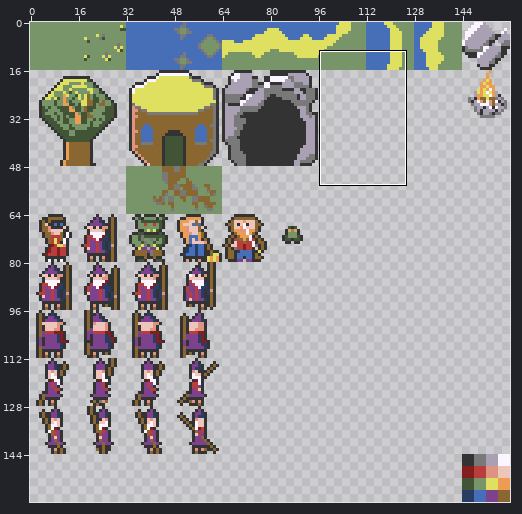
A sprite sheet gets an edit: tiles.png. The picture above shows the old version from afar; the outline marks the close-up.
Close-up. As it was:
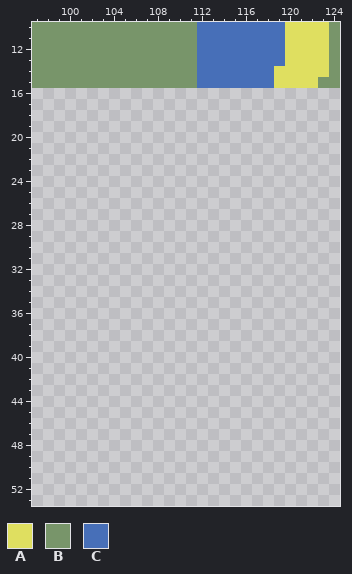
The file is 160x160 pixels. Shown: x 97..124, y 10..53.
Palette (. is transparent): A #dfdf60  B #78956a  C #476fb8
Pixels before, first column x 97:
10 BBBBBBBBBBBBBBBCCCCCCCCAAAAB
11 BBBBBBBBBBBBBBBCCCCCCCCAAAAB
12 BBBBBBBBBBBBBBBCCCCCCCCAAAAB
13 BBBBBBBBBBBBBBBCCCCCCCCAAAAB
14 BBBBBBBBBBBBBBBCCCCCCCAAAAAB
15 BBBBBBBBBBBBBBBCCCCCCCAAAABB
Once edited:
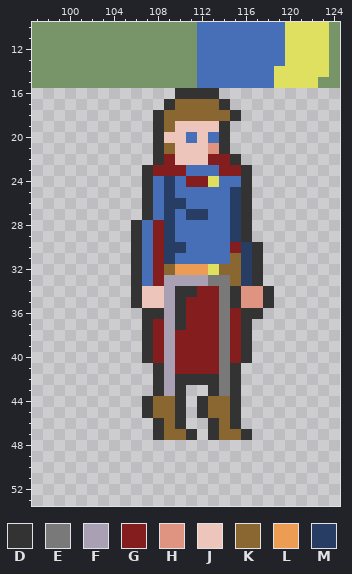
Colours new in this view: D #333333  E #797979  F #a9a0b4  G #841e1e  H #df9482  J #eec5bb  K #8a6631  L #ed9c54  M #273d63
The exact change:
Colour A is added in row 24 at x 113; in row 32 at x 113.
Colour C is added in row 20 at x 111 and 113; in row 23 at x 111 to 113; in row 24 at x 108, 110 and 114 to 115; in row 25 at x 108 and 110 to 114; in row 26 at x 108 and 111 to 114; in row 27 at x 108, 110 and 113 to 114.
Colour C is added in rows 28 to 29 at x 107 and 110 to 114; in row 30 at x 107 and 111 to 114; in row 31 at x 107 and 110 to 114; in rows 32 to 33 at x 107.
Colour D is added in row 16 at x 110 to 113; in row 17 at x 109 and 114; in row 18 at x 108 and 115; in rows 19 to 21 at x 108 and 114; in row 22 at x 108 and 115; in rows 23 to 27 at x 107 and 116.
Colour D is added in rows 28 to 29 at x 106 and 116; in rows 30 to 33 at x 106 and 117; in row 34 at x 106, 110 to 111, 115 and 118; in row 35 at x 106, 110, 115 and 118; in row 36 at x 107 to 108, 110 and 116 to 117; in row 37 at x 107, 110 and 116.
Colour D is added in rows 38 to 40 at x 107 and 116; in row 41 at x 108 and 115; in row 42 at x 108, 110 to 113 and 115; in row 43 at x 108, 110, 113 and 115; in rows 44 to 45 at x 107, 110, 112 and 115; in row 46 at x 108, 110, 113 and 115.
Colour D is added in row 47 at x 108, 111, 113 and 116.
Colour E is added in row 33 at x 113 to 114; in rows 34 to 43 at x 114.
Colour F is added in row 33 at x 109 to 112; in rows 34 to 43 at x 109.
Colour G is added in row 22 at x 109 and 113 to 114; in row 23 at x 108 to 110 and 114 to 115; in row 24 at x 111 to 112; in rows 28 to 29 at x 108; in row 30 at x 108 and 115; in rows 31 to 33 at x 108.
Colour G is added in row 34 at x 112 to 113; in row 35 at x 111 to 113; in row 36 at x 111 to 113 and 115; in row 37 at x 108, 111 to 113 and 115; in rows 38 to 40 at x 108, 110 to 113 and 115; in row 41 at x 110 to 113.
Colour H is added in row 21 at x 113; in rows 34 to 35 at x 116 to 117.
Colour J is added in row 19 at x 110 to 113; in row 20 at x 109 to 110 and 112; in rows 21 to 22 at x 110 to 112; in rows 34 to 35 at x 107 to 108.
Colour K is added in row 17 at x 110 to 113; in row 18 at x 109 to 114; in row 19 at x 109; in row 21 at x 109; in row 31 at x 115; in row 32 at x 109 and 114 to 115.
Colour K is added in row 33 at x 115; in rows 44 to 45 at x 108 to 109 and 113 to 114; in row 46 at x 109 and 114; in row 47 at x 109 to 110 and 114 to 115.
Colour L is added in row 32 at x 110 to 112.
Colour M is added in row 24 at x 109; in row 25 at x 109 and 115; in row 26 at x 109 to 110 and 115; in row 27 at x 109, 111 to 112 and 115; in rows 28 to 29 at x 109 and 115; in row 30 at x 109 to 110 and 116.
Colour M is added in row 31 at x 109 and 116; in rows 32 to 33 at x 116.
Pixel boxes of the changes (left, top, right, bottom) in both close-ups:
added: (131, 88, 274, 440)
